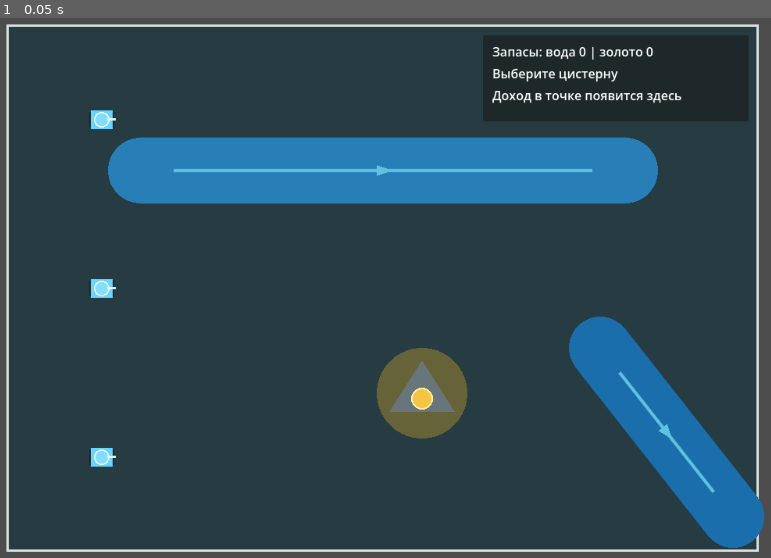
Above: before the commit, frame 1.
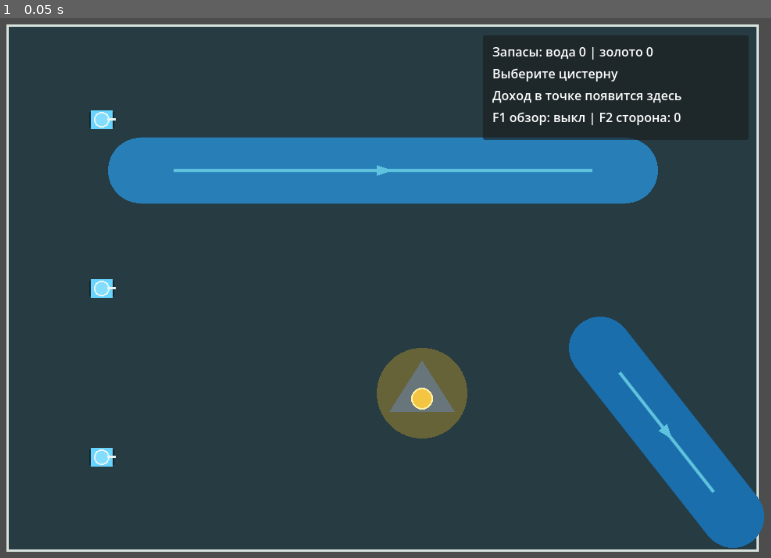
Above: after the commit, the same moment.

Repository: kisorimaD/cisterns
Game: Godot game, scene res://scenes/game/game.tscn
Two runs of this game, one before a commit and one after it. Both use one fixed random seed, a clock stepped at 60 frames per second and the inputs below.
Inputs:
- Up to frame 1 (0.05 s): no input

The runs differ from the first frame. In frame 1, 0.3% of the frame differs, in the area x 62-89%, y 17-23%.

Commit message:
Add hidden enemy units and debug perspective

Diff:
--- a/scenes/game/game.tscn
+++ b/scenes/game/game.tscn
@@ -41,6 +41,24 @@
 unit_id = 3
 map_position = Vector2(120, 552)
 
+[node name="EnemyUnit1" parent="World/UnitViews" instance=ExtResource("2_unit")]
+visible = false
+unit_id = 101
+map_position = Vector2(840, 120)
+team_color = Color(0.94, 0.31, 0.27, 1)
+
+[node name="EnemyUnit2" parent="World/UnitViews" instance=ExtResource("2_unit")]
+visible = false
+unit_id = 102
+map_position = Vector2(840, 336)
+team_color = Color(0.94, 0.31, 0.27, 1)
+
+[node name="EnemyUnit3" parent="World/UnitViews" instance=ExtResource("2_unit")]
+visible = false
+unit_id = 103
+map_position = Vector2(840, 552)
+team_color = Color(0.94, 0.31, 0.27, 1)
+
 [node name="TelegraphViews" type="Node2D" parent="World" unique_id=826074609]
 
 [node name="RevealViews" type="Node2D" parent="World" unique_id=1087883500]
@@ -66,7 +84,12 @@
 [connection signal="resources_changed" from="Simulation/GameState" to="UI/HUD" method="on_resources_changed"]
 [connection signal="tick_advanced" from="Simulation/GameState" to="UI/HUD" method="on_tick_advanced"]
 [connection signal="unit_gathering_changed" from="Simulation/GameState" to="World/WorldPresenter" method="on_unit_gathering_changed"]
+[connection signal="unit_visibility_changed" from="Simulation/GameState" to="World/WorldPresenter" method="on_unit_visibility_changed"]
 [connection signal="command_submitted" from="Simulation/CommandGateway" to="Simulation/GameState" method="queue_command"]
+[connection signal="controlled_player_changed" from="Controllers/HumanController" to="World/WorldPresenter" method="set_perspective"]
+[connection signal="controlled_player_changed" from="Controllers/HumanController" to="UI/HUD" method="on_controlled_player_changed"]
+[connection signal="debug_full_visibility_changed" from="Controllers/HumanController" to="Simulation/GameState" method="set_debug_full_visibility"]
+[connection signal="debug_full_visibility_changed" from="Controllers/HumanController" to="UI/HUD" method="on_debug_full_visibility_changed"]
 [connection signal="selected_unit_changed" from="Controllers/HumanController" to="World/WorldPresenter" method="on_selected_unit_changed"]
 [connection signal="selected_unit_changed" from="Controllers/HumanController" to="UI/HUD" method="on_selected_unit_changed"]
 [connection signal="target_preview_changed" from="Controllers/HumanController" to="UI/HUD" method="on_target_preview_changed"]
--- a/scenes/ui/hud.tscn
+++ b/scenes/ui/hud.tscn
@@ -6,7 +6,7 @@
 offset_left = 640.0
 offset_top = 44.0
 offset_right = 980.0
-offset_bottom = 154.0
+offset_bottom = 178.0
 mouse_filter = 2
 script = ExtResource("1_hud")
 
@@ -35,3 +35,8 @@
 unique_name_in_owner = true
 mouse_filter = 2
 text = "Доход в точке появится здесь"
+
+[node name="DebugLabel" type="Label" parent="MarginContainer/VBoxContainer"]
+unique_name_in_owner = true
+mouse_filter = 2
+text = "F1 обзор: выкл | F2 сторона: 0"
--- a/scripts/controllers/human_controller.gd
+++ b/scripts/controllers/human_controller.gd
@@ -8,18 +8,23 @@
 	gold_income: int,
 	valid: bool
 )
-
-const PLAYER_ID := 0
+signal controlled_player_changed(player_id: int)
+signal debug_full_visibility_changed(enabled: bool)
 
 @onready var _game_state: GameState = %GameState
 @onready var _command_gateway: CommandGateway = %CommandGateway
 @onready var _map: Node2D = %Map
 
 var _selected_unit_id := -1
-var _next_sequence_number := 0
+var _controlled_player_id := GameState.PLAYER_ID
+var _debug_full_visibility := false
+var _next_sequence_by_player: Dictionary[int, int] = {0: 0, 1: 0}
 
 
 func _unhandled_input(event: InputEvent) -> void:
+	if event is InputEventKey:
+		_handle_debug_key(event as InputEventKey)
+		return
 	if event is InputEventMouseMotion:
 		if _selected_unit_id != -1:
 			_emit_target_preview((event as InputEventMouseMotion).position)
@@ -34,7 +39,10 @@
 	if not _game_state.is_position_inside_map(map_position):
 		return
 
-	var clicked_unit_id: int = _game_state.get_player_unit_at_position(PLAYER_ID, map_position)
+	var clicked_unit_id: int = _game_state.get_player_unit_at_position(
+		_controlled_player_id,
+		map_position
+	)
 	if clicked_unit_id != -1:
 		_select_unit(clicked_unit_id)
 		_emit_target_preview(mouse_event.position)
@@ -44,12 +52,12 @@
 		return
 
 	var command: GameCommand = GameCommand.move_unit(
-		PLAYER_ID,
+		_controlled_player_id,
 		_selected_unit_id,
 		map_position,
-		_next_sequence_number
+		_next_sequence_by_player[_controlled_player_id]
 	)
-	_next_sequence_number += 1
+	_next_sequence_by_player[_controlled_player_id] += 1
 	_command_gateway.submit(command)
 	_emit_target_preview(mouse_event.position)
 	get_viewport().set_input_as_handled()
@@ -79,3 +87,19 @@
 		income.gold_income,
 		valid
 	)
+
+
+func _handle_debug_key(event: InputEventKey) -> void:
+	if not event.pressed or event.echo:
+		return
+	match event.keycode:
+		KEY_F1:
+			_debug_full_visibility = not _debug_full_visibility
+			debug_full_visibility_changed.emit(_debug_full_visibility)
+			get_viewport().set_input_as_handled()
+		KEY_F2:
+			_controlled_player_id = (_controlled_player_id + 1) % GameState.PLAYER_COUNT
+			_selected_unit_id = -1
+			selected_unit_changed.emit(-1)
+			controlled_player_changed.emit(_controlled_player_id)
+			get_viewport().set_input_as_handled()
--- a/scripts/presentation/hud.gd
+++ b/scripts/presentation/hud.gd
@@ -5,17 +5,21 @@
 @onready var _resource_label: Label = %ResourceLabel
 @onready var _selected_label: Label = %SelectedIncomeLabel
 @onready var _target_label: Label = %TargetIncomeLabel
+@onready var _debug_label: Label = %DebugLabel
 
 var _selected_unit_id := -1
+var _perspective_player_id := GameState.PLAYER_ID
+var _debug_full_visibility := false
 
 
 func _ready() -> void:
 	_refresh_resources()
 	_refresh_selected_income()
+	_refresh_debug_label()
 
 
 func on_resources_changed(player_id: int, water: int, gold: int) -> void:
-	if player_id == GameState.PLAYER_ID:
+	if player_id == _perspective_player_id:
 		_resource_label.text = "Запасы: вода %d | золото %d" % [water, gold]
 
 
@@ -45,8 +49,21 @@
 	_refresh_selected_income()
 
 
+func on_controlled_player_changed(player_id: int) -> void:
+	_perspective_player_id = player_id
+	_selected_unit_id = -1
+	_refresh_resources()
+	_refresh_selected_income()
+	_refresh_debug_label()
+
+
+func on_debug_full_visibility_changed(enabled: bool) -> void:
+	_debug_full_visibility = enabled
+	_refresh_debug_label()
+
+
 func _refresh_resources() -> void:
-	var player: PlayerState = _game_state.get_player_state(GameState.PLAYER_ID)
+	var player: PlayerState = _game_state.get_player_state(_perspective_player_id)
 	if player != null:
 		on_resources_changed(player.id, player.water, player.gold)
 
@@ -61,3 +78,11 @@
 		income.water_income,
 		income.gold_income,
 	]
+
+
+func _refresh_debug_label() -> void:
+	var visibility_text := "вкл" if _debug_full_visibility else "выкл"
+	_debug_label.text = "F1 обзор: %s | F2 сторона: %d" % [
+		visibility_text,
+		_perspective_player_id,
+	]
--- a/scripts/presentation/world_presenter.gd
+++ b/scripts/presentation/world_presenter.gd
@@ -1,5 +1,7 @@
 class_name WorldPresenter
 extends Node
+
+@export var perspective_player_id := 0
 
 @onready var _game_state: GameState = %GameState
 @onready var _unit_views: Node2D = %UnitViews
@@ -13,6 +15,7 @@
 			var view: UnitView = child as UnitView
 			_views_by_unit_id[view.unit_id] = view
 			view.snap_to_position(_game_state.get_unit_position(view.unit_id))
+	_refresh_visibility()
 
 
 func on_unit_moved(
@@ -36,3 +39,22 @@
 	var view: UnitView = _views_by_unit_id.get(unit_id)
 	if view != null:
 		view.set_gathering(resource_type != UnitState.ResourceType.NONE)
+
+
+func on_unit_visibility_changed(player_id: int, unit_id: int, visible: bool) -> void:
+	if player_id != perspective_player_id:
+		return
+	var view: UnitView = _views_by_unit_id.get(unit_id)
+	if view != null:
+		view.visible = visible
+
+
+func set_perspective(player_id: int) -> void:
+	perspective_player_id = player_id
+	_refresh_visibility()
+
+
+func _refresh_visibility() -> void:
+	for unit_id: int in _views_by_unit_id:
+		var view: UnitView = _views_by_unit_id[unit_id]
+		view.visible = _game_state.is_unit_visible_to(unit_id, perspective_player_id)
--- a/scripts/simulation/game_state.gd
+++ b/scripts/simulation/game_state.gd
@@ -11,6 +11,7 @@
 signal resources_changed(player_id: int, water: int, gold: int)
 signal gathering_result(unit_id: int, resource_type: int, amount: int)
 signal unit_gathering_changed(unit_id: int, resource_type: int)
+signal unit_visibility_changed(player_id: int, unit_id: int, visible: bool)
 signal command_rejected(player_id: int, command_type: int, reason: StringName)
 
 const MAP_SIZE := Vector2(960.0, 672.0)
@@ -19,28 +20,30 @@
 const UNIT_SELECTION_RADIUS := 22.0
 const GATHERING_INTERVAL_TICKS := 8
 const PLAYER_ID := 0
-const INITIAL_UNITS: Dictionary[int, Vector2] = {
-	1: Vector2(120.0, 120.0),
-	2: Vector2(120.0, 336.0),
-	3: Vector2(120.0, 552.0),
-}
+const PLAYER_COUNT := 2
 
 var current_tick := 0
 var units: Dictionary[int, UnitState] = {}
 var players: Dictionary[int, PlayerState] = {}
+var debug_full_visibility := false
 
 @onready var _map: GameMap = %Map
 
 var _tick_accumulator := 0.0
 var _pending_commands: Array[GameCommand] = []
-var _expected_sequence_by_player: Dictionary[int, int] = {PLAYER_ID: 0}
+var _expected_sequence_by_player: Dictionary[int, int] = {}
 
 
 func _ready() -> void:
-	players[PLAYER_ID] = PlayerState.new(PLAYER_ID)
-	for unit_id: int in INITIAL_UNITS:
-		units[unit_id] = UnitState.new(unit_id, PLAYER_ID, INITIAL_UNITS[unit_id])
-		players[PLAYER_ID].active_unit_ids.append(unit_id)
+	for player_id: int in PLAYER_COUNT:
+		players[player_id] = PlayerState.new(player_id)
+		_expected_sequence_by_player[player_id] = 0
+	_add_unit(1, 0, Vector2(120.0, 120.0))
+	_add_unit(2, 0, Vector2(120.0, 336.0))
+	_add_unit(3, 0, Vector2(120.0, 552.0))
+	_add_unit(101, 1, Vector2(840.0, 120.0))
+	_add_unit(102, 1, Vector2(840.0, 336.0))
+	_add_unit(103, 1, Vector2(840.0, 552.0))
 
 
 func _process(delta: float) -> void:
@@ -74,6 +77,26 @@
 
 func get_player_state(player_id: int) -> PlayerState:
 	return players.get(player_id)
+
+
+func is_unit_visible_to(unit_id: int, perspective_player_id: int) -> bool:
+	var unit: UnitState = units.get(unit_id)
+	if unit == null or not unit.alive or not players.has(perspective_player_id):
+		return false
+	return unit.owner_id == perspective_player_id or debug_full_visibility
+
+
+func set_debug_full_visibility(enabled: bool) -> void:
+	if debug_full_visibility == enabled:
+		return
+	debug_full_visibility = enabled
+	for player_id: int in players:
+		for unit_id: int in units:
+			unit_visibility_changed.emit(
+				player_id,
+				unit_id,
+				is_unit_visible_to(unit_id, player_id)
+			)
 
 
 func get_income_preview_for_unit(unit_id: int, map_position: Vector2) -> ResourceSample:
@@ -117,7 +140,7 @@
 
 
 func _validate_and_apply(command: GameCommand) -> void:
-	if command.player_id != PLAYER_ID:
+	if not players.has(command.player_id):
 		_reject(command, &"unknown_player")
 		return
 	var expected_sequence: int = _expected_sequence_by_player[command.player_id]
@@ -218,5 +241,10 @@
 	return count
 
 
+func _add_unit(unit_id: int, owner_id: int, initial_position: Vector2) -> void:
+	units[unit_id] = UnitState.new(unit_id, owner_id, initial_position)
+	players[owner_id].active_unit_ids.append(unit_id)
+
+
 func _reject(command: GameCommand, reason: StringName) -> void:
 	command_rejected.emit(command.player_id, command.type, reason)
Not shown, changed: docs/technical_specification.md
